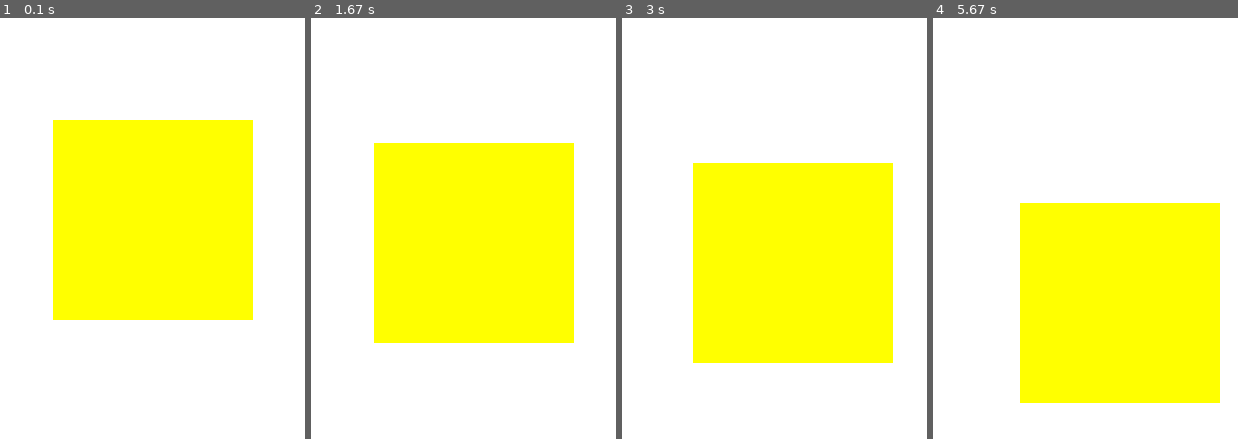
Above: before the commit, frames 1-4 (left to right).
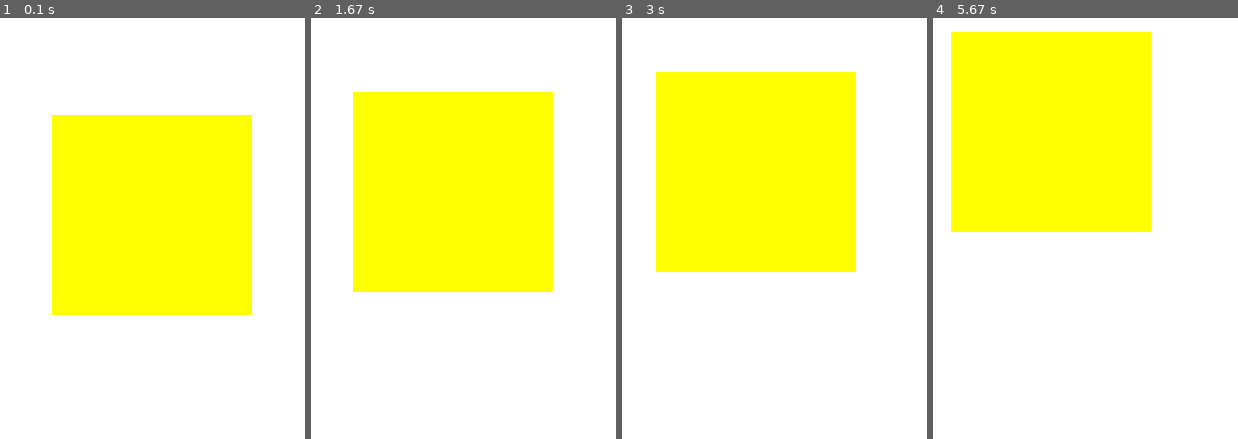
Above: after the commit, the same moments.

Repository: lookinALX/pygameProject
Game: pygame game, started from main.py
Same seed, same stepped clock (60 frames per second), same inputs: the game is played once before the commit and once after it.
Inputs:
- Up to frame 1 (0.1 s): no input
- Up to frame 2 (1.67 s): no input
- Up to frame 3 (3 s): no input
- Up to frame 4 (5.67 s): no input

The runs differ from the first frame. In frame 1, 1.9% of the frame differs, in the area x 17-83%, y 23-72%; in frame 2, 21%; in frame 3, 35%; in frame 4, 56%, in the area x 5-95%, y 3-92%.

Commit message:
Движение фигуры отталкивание

Diff:
--- a/shapes.py
+++ b/shapes.py
@@ -136,15 +136,21 @@
         pygame.draw.rect(surface, self.color, (self.x, self.y, self.size, self.size))
 
     def move(self):
-        if (self.x < 500):
-          self.x += self.speed_x
+
+        if( self.x < constants.SCREEN_WIDTH-self.x):
+            self.x += -self.speed_x
         else:
-            self.ч -= self.speed_ч
+            self.x += self.speed_x
+        if (self.y < constants.SCREEN_WIDTH - self.y):
+            self.y -= self.speed_y
+        else:
+            self.y -= +self.speed_y
 
-        if (self.y < 500):
-          self.y += self.speed_y
-        else:
-            self.y -= self.speed_y
+
+
+
+
+
 
 
     def rotate(self, surface, angle):
